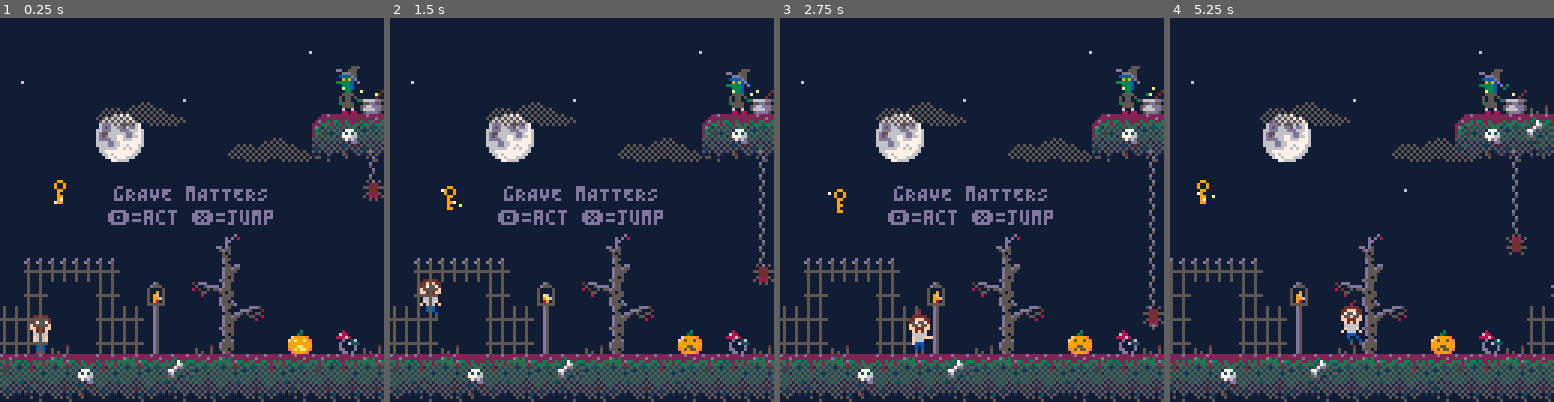
Above: before the commit, frames 1-4 (left to right).
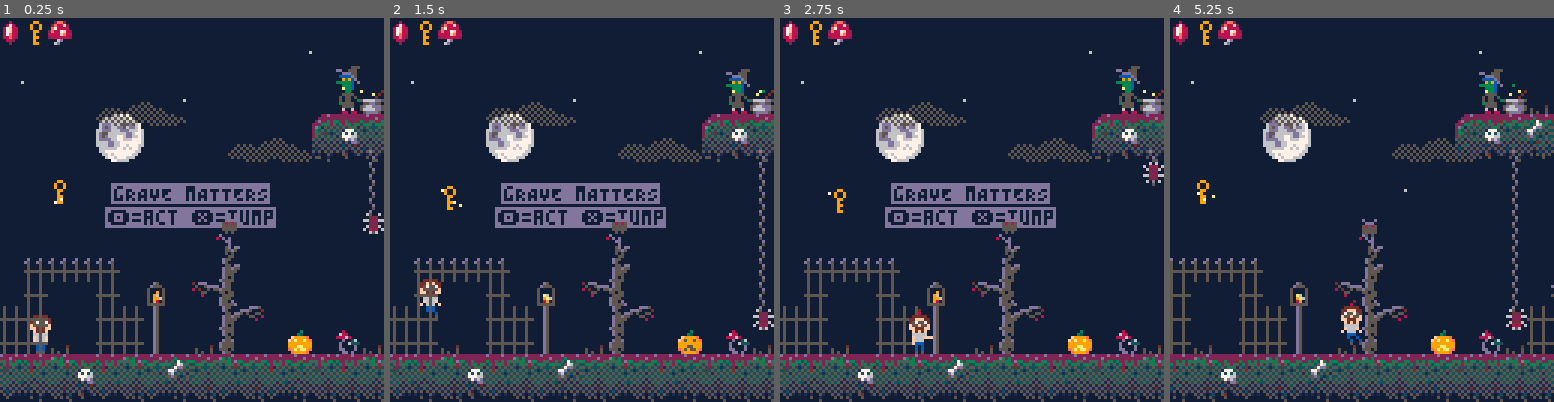
Above: after the commit, the same moments.

Repository: kallanreed/pico8_games
Game: PICO-8 cartridge grave.p8
Two runs of this game, one before a commit and one after it. Both use one fixed random seed, a clock stepped at 60 frames per second and the inputs below.
Inputs:
- Up to frame 1 (0.25 s): no input
- Up to frame 2 (1.5 s): tap X (X key) at 0.33, 1.07 s; tap O (Z key) at 0.7 s
- Up to frame 3 (2.75 s): hold Right 1.6-2.1 s; tap O (Z key) at 1.7, 2.1, 2.5 s; tap X (X key) at 1.85 s; hold Right from 2.47 s (still down)
- Up to frame 4 (5.25 s): tap O (Z key) every 0.4 s from 2.9 to 4.9 s; tap X (X key) at 2.97, 4.08, 5.2 s; release Right at 3.03 s; hold Left 3.08-3.58 s; hold Right 4.02-4.68 s; hold Left from 5.08 s (still down)

The runs differ from the first frame. In frame 1, 5.8% of the frame differs, in the area x 0-100%, y 0-63%; in frame 2, 5.9%; in frame 3, 6.1%, in the area x 0-100%, y 0-87%; in frame 4, 1.4%.

Commit message:
Add bat, spiders, more map

Diff:
--- a/grave.p8
+++ b/grave.p8
@@ -212,7 +212,7 @@
 	-- camera tracking
  cam_x=0
  map_min=0
- map_max=90*8
+ map_max=127*8
 
  -- game objects
  background={}
@@ -250,7 +250,7 @@
   landed=true,
   grabbing=false, gt=0,
   ani=0,
-  items={},--{"gem", "key", "shroom"},
+  items={"gem", "key", "shroom"},
   has=function(my, it)
    return count(my.items, it)>0
   end
@@ -266,39 +266,54 @@
  spr_bg(40,30,28,4,1,.8)
  spr_bg(40,74,40,4,1,.8)
  spr_bg(40,130,30,4,1,.8)
+ spr_bg(40,175,32,4,1,.8)
 
  -- pumpkins, lights
  add(timer, map_swap(51,6,11,.2))
  add(timer, map_swap(35,12,13))
  add(timer, map_swap(35,41,10))
  add(timer, map_swap(51,62,11,.2))
+ add(timer, map_swap(35,102,9))
 
  -- interactive
  add(inter, key_collectible(2,7))
  add(inter, locked_door(18,13))
- add(inter, gem_ghost(35,8))
  add(inter, gem_collectible(58,3))
  add(inter, witch_brew(14,2))
  add(inter, locked_door(70,13))
- add(inter, shovel_collectible(79,12))
- add(inter, dirt_pile(82,13))
+ add(inter, shovel_collectible(105,03))
+ add(inter, dirt_pile(81,3))
+ add(inter, ghost_grave(
+  36,13,35,8,"eLLIS",
+  "fELL LOOKING FOR JEWELS"))
 
  add(act, spider(15,6,6))
+ add(act, spider(23,7,5,true))
+ add(act, spider(29,9,3))
+ add(act, spider(35,11,2))
+ add(act, spider(53,5,6))
+ add(act, spider(59,7,3))
+ add(act, spider(77,7,2))
+ add(act, spider(80,7,2,true))
+ add(act, spider(83,7,2))
+ add(act, spider(86,7,2,true))
+
+ add(act, bat(9,8))
 
  add(inter, grave(22,13,"bELVA",
- "sPOOKED BY A GHOST"))
+  "sPOOKED BY A GHOST"))
  add(inter, grave(27,13,"jETHRO",
   "dRAINED BY A VAMPIRE"))
- add(inter, grave(34,13,"eLLIS",
-  "fELL LOOKING FOR JEWELS"))
  add(inter, grave(48,13,"aGNES",
   "mAULED BY A WEREWOLF"))
  add(inter, grave(64,13,"jAMES",
   "zAPPED BY A WIZARD"))
-
- temp_text(64,56,"\#0gRAVE mATTERS",13)
+ add(inter, grave(81,13,"nICK",
+  "dRANK A BAD POTION"))
+
+ temp_text(64,56,"\#dgRAVE mATTERS",0)
   :add_mod(cam_rel())
- temp_text(64,64,"\#0🅾️=act ❎=jump",13)
+ temp_text(64,64,"\#d🅾️=act ❎=jump",0)
   :add_mod(cam_rel())
 
  -- test rect
@@ -421,13 +436,6 @@
 end
 -->8
 -- draw
-
--- get next sprite
-function nxt(i,_min,_max)
- i+=1
- if (i>=_min and i<=_max) return i
- return _min
-end
 
 function draw_player()
  if plr.jumping then
@@ -624,9 +632,10 @@
      0,-rnd(.5,2),
      rnd(8)+8,rnd(cols))
     p.draw=function(my)
+     local r=map_rng(my.age,0,my.mxage,3,1)
      fillp(0xa5a5.8)
-     local r=map_rng(my.age,0,my.mxage,3,1)
      circfill(my.x,my.y,r,my.col)
+     fillp()
     end
 
     add(part,p)
@@ -680,6 +689,13 @@
 
 function clamp(val,max_v)
  return mid(-max_v,val,max_v)
+end
+
+-- get next sprite
+function nxt(i,_min,_max)
+ i+=1
+ if (i>=_min and i<=_max) return i
+ return _min
 end
 
 function map_rng(v,
@@ -701,6 +717,23 @@
           or a.x>=bx2
           or ay2<=b.y
           or a.y>=by2)
+end
+
+function dist_dir(ax,ay,bx,by)
+ local dx=ax-bx
+ local dy=ay-by
+ return sqrt(dx^2+dy^2),
+        atan2(dx,dy)
+end
+
+function dist_dir2(a,b)
+ local cen_ax=a.x+a.w/2
+ local cen_ay=a.y+a.h/2
+ local cen_bx=b.x+b.w/2
+ local cen_by=b.y+b.h/2
+
+ return dist_dir(cen_ax,cen_ay,
+                 cen_bx,cen_by)
 end
 
 -- get first overlapping interactive
@@ -928,10 +961,31 @@
  return interactive(x*8,y*8,8,8,
   function()
    sfx(15)
-   temp_text(x*8,56,"\#0hERE LIES "..name)
-   temp_text(x*8,64,"\#0"..txt)
+   temp_text(x*8,40,"\#1hERE LIES "..name)
+   temp_text(x*8,48,"\#1"..txt)
     :add_mod(jitter())
   end)
+end
+
+function ghost_grave(x,y,g_x,g_y,name,txt)
+ local g=grave(x,y,name,txt)
+ g.triggered=false
+ g.bubbler=add(gen,
+  bubbler(x*8+4,y*8,8,7,5))
+ g.base_action=g.action
+ g.action=function(my)
+  my:base_action()
+  if (my.triggered) return
+
+  my.triggered=true
+  del(gen, my.bubbler)
+  add(gen, smoke(g_x*8,g_y*8,{5,6}))
+  add(timer, run_after(2,function()
+   sfx(9)
+   add(inter, gem_ghost(g_x,g_y))
+  end))
+ end
+ return g
 end
 
 -- add sound trigger at map x,y
@@ -942,36 +996,36 @@
 
 -->8
 -- actors
-
-function actor(x,y)
- return {
-  x=x, y=y
- }
-end
-
-function spider(x,y,h)
+-- would it be better for actor
+-- to have a drawable in it?
+
+function spider(x,y,h,rev)
  local off_y=0
  local max_y=h*8
  local ani=0
  local flp=false
  local state="⬇️"
  local st_next=""
+ if rev then
+  off_y=max_y
+  state="⬆️"
+ end
  return {
   update=function()
    if state=="⬇️" then
-    off_y+=.75
+    off_y+=2
     if off_y>=max_y then
      state="⧗"
      st_next="⬆️"
      ani=t()
     end
    elseif state=="⧗" then
-    if t()-ani>2 then
+    if t()-ani>1 then
      state=st_next
      flp=state=="⬆️"
     end
    elseif state=="⬆️" then
-    off_y-=.75
+    off_y-=2
     if off_y<=0 then
      state="⧗"
      st_next="⬇️"
@@ -986,11 +1040,60 @@
     spr(13,x*8,(y+i)*8)
    end
 
-   spr(112,x*8,y*8+off_y,1,1,false,flp)
+   spr(14,x*8,y*8+off_y,1,1,false,flp)
   end
  }
 end
 
+function bat(x,y)
+ local sp=10 local ani=0
+ local dx=0  local dy=0
+ local rad=40
+ local sitting=true
+ local attack=true
+ return {
+  x=x*8,y=y*8,w=8,h=8,
+  update=function(my)
+   local a  local d
+   if sitting then
+    d,a=dist_dir2(plr,my)
+    if d<rad then
+     sfx(16)
+     dx=cos(a)*1.5
+     dy=sin(a)*1.5
+     sitting=false
+     attack=true
+    end
+
+   else
+    if t()-ani>.1 then
+     sp=nxt(sp,11,12)
+     ani=t()
+    end
+
+    my.x+=dx
+    my.y+=dy
+    d,a=dist_dir(x*8,y*8,my.x,my.y)
+
+    if d>rad and attack then
+     dx=cos(a)
+     dy=sin(a)
+     attack=false
+    end
+
+    if d<2 and not attack then
+     sp=10
+     sitting=true
+    end
+   end
+  end,
+
+  draw=function(my)
+   spr(sp,my.x,my.y)
+  end
+ }
+end
+
 
 
 
@@ -1188,69 +1291,69 @@
 
 
 __gff__
-0000000000000000000010101000101000000000000000000000000020002000000222202000000000000000002020000000202020000000000200002000000020202020a0a080800020000000000000202020202022208020200000000000000000000000020080100000000000000010000000000000000000000000000000
+0000000000000000000010101000102000000000000000000000000020002000000222202000000000000000002020000000202020000000000200002000000020202020a0a080800020000000000000202020202022208020200000000000000000000000020080100000000000000010008000000000000000000000000000
 0000000000000000000000000000000000000000000000000000000000000000000000000000000000000000000000000000000000000000000000000000000000000000000000000000000000000000000000000000000000000000000000000000000000000000000000000000000000000000000000000000000000000000
 __map__
 0000000000000000000000000000000000000000000000000000000000000000000000000000000000000000000000000000000000000000000000000000000000000000000000000000000000000000000000000000000000000000000000000000000000000000000000000000000000000000000000000000000000000000
-0000000000000000000000000000000000000000000000000000000000000000000000000000000000000000000000000000000000000000000000000000000000000000000000000000000000000000000000000000000000000000000000000000000000000000000000000000000000000000000000000000000000000000
-0000000000000000000000000000000000000000000000000000000000000000000000000000000000000000000000000000000000000000000000000000000000000000000000000000000000000000000000000000000000000000000000000000000000000000000000000000000000000000000000000000000000000000
-0000000000000000000000000000000048000000000000000000000000000000000000000000000000000000000000000000000000000000000000000000000000000000000000000000000000000000000000000000000000000000000000000000000000000000000000000000000000000000000000000000000000000000
-0000000000000000000000000044544159450000000000000000000000000000000000000000000000000000000000000000000000000000000048000000000000000000000000000000000000000000000000000000000000000000000000000000000000000000000000000000000000000000000000000000000000000000
-0000000000000000000000000062647163610000490000000000000000000000000000000000000000000000000000000044450000000000004454450000000000000000000000000000000000000000000000000000000000000000000000000000000000000000000000000000000000000000000000000000000000000000
-0000000000000000000000000000000000000000000000580000000000000000000000000000000000000000001c00000061620000004900006164600000000000000000000000000000000000000000000000000000000000000000000000000000000000000000000000000000000000000000000000000000000000000000
-0000000000000000000000000000000000000000000000000000490000000000000000000000000000000000002c1e000000000000000000000000000000000000000000000000000000000000000000000000000000000000000000000000000000000000000000000000000000000000000000000000000000000000000000
-00000000000000000000000000000000000000000000000000000000005800001c00004800000000000000002e3d00000000000000000000000000000000000000000000000000000000000000000000000000000000000000000000000000000000000000000000000000000000000000000000000000000000000000000000
-0000000000000000001c000000000000000000000000000000000000000000003d0044434500000000000000001d00000000000000000000000000000000000000000000000000000000000000000000000000000000000000000000000000000000000000000000000000000000000000000000000000000000000000000000
-0055555555000000002c000000000000000000000000000000000000000000002c1e617163001c0000234800002c2d000000000000000000480000000000000000000000000000000000000000000000000000000000000000000000000000000000000000000000000000000000000000000000000000000000000000000000
-00650000660033003c3d0000000000000055555500000000000000000000003c3d00000000001d0044414041453d00000000000000000000490000580000330000000000005555550000000000000000000000000000000000000000000000000000000000000000000000000000000000000000000000000000000000000000
-6565000066662700002c1e0000000000656557666600000000000000000000001d000000003c3d0046505350504145000000000000686868686868686800270000000000656557666600000000000000000000000000000000000000000000000000000000000000000000000000000000000000000000000000000000000000
-6565480066662700481d000023001a486565676666002221004800323100002e3d003248001a2c1e465150505052470022210048444240594240424143452700323100486565676666000000481a00000000000000481a00000000000000481a0000000000000000000000000000000000000000000000000000000000000000
-4043425443424159414241434140434241424241404243544142414243424143414042594042414350505250525052434143404152515252535050505256404341424041544043414240434041544043414240434041544043414240434041544043414240000000000000000000000000000000000000000000000000000000
-6062616460616062616061606261616161606260606362646060616063606160616062606063626060626160636061606062636163606263606362636162606263606361646062636063626361646062636063626361646062636063626361646062636063000000000000000000000000000000000000000000000000000000
-…(47 lines of a section not shown)…
+00000000000000000000000000000000000000000000000000000000000000000000000000000000000000000000000000000000000000000000000000000000000000000000000000000000000f00000000000000001c0000000000000000000000000000000000000000000000000000000000000000000000000000000000
+000000000000000000000000000000000000000000000000000000000000000000000000000000000000000000000000000000000000000000000000000000000000000000000000000000003c3d00000000000000002c1e00000000000000000000000000000000000000000000000000000000000000000000000000000000
+00000000000000000000000000000000480000000000000000000000000000000000000000000000000000000000000000000000000000000000000000000000000000000000000000000000001d000000000000002e3d00000000000000000000000000000000001c0000000000000000000000000000000000000000000000
+00000000000000000000000000445441594500000000000000000000000000000000000000000000000000000000000000000000005800000000480000000000000000000000000000000000002c2d004442414500001d000000000000000000000000000f0000002c2d00000000000000000000000000000000000000000000
+0000000000000000000000000062647163610000490000000000000000000000000000000000000000000000000000000044450000000000004454450000000000000000000000000000000044414141525252514141414500000000000000000000002e3d00002e3d0000000000000000000000000000000000000000000000
+0000000000000000000000000000000000000000000000580000000000000000000000000000000000000000001c0000006162000000000000616471000000000000000000000000000000006271626171606271626171600000004459450000000000002c1e00001d0000000000000000000000000000000000000000000000
+0000000000000000000000000000000000000000000000000000490000000000000000000000000000000000002c1e00000000000000000000000000000000000000000000000000000000000000000000000000000000000000445252470000000000001d0000002c0000000000000000000000000000000000000000000000
+00000000000000000000000000000000000000000000000000000000005800001c00004800000000000000002e3d00000000000000000000000000000000000000000000000000000000000000000000000000000000000000445252526000000000003c3d0000003d0000000000000000000000000000000000000000000000
+0000000000000000000f000000000000000000000000000000000000000000003d0044434500000000000000001d0000000000000000000000000000000000000000000000000000000000000000000000000000000000004451525063000000000000002c0023001d0000000000000000000000000000000000000000000000
+0055555555000000002c000000000000000000000000000000000000000000002c1e617163000f0000234800002c2d0000000000000000004800000000000000000000000000000000001c0044434041414354434143434252525260000044424242424242424242424200000000000000000000000000000000000000000000
+00650000660033003c3d0000000000000055555500000000000000000000003c3d00000000001d0044414041453d000000000000000000004900005800003300000000000055555500003d0061636261626364626361616361626200000000000000000000000000000000000000000000000000000000000000000000000000
+6565000066662700002c1e0000000000656557666600000000000000000000001d000000003c3d00465053505041450000000000006868686868686868002700000000006565576666002c2d00000000000000000000000000000000000000000000000000000000000000000000000000000000000000000000000000000000
+6565480066662700481d000023001a486565676666002221004800323100002e3d001a4832002c1e465150505052470022210048444240594240424143452700323100486565676666001d00480000002132000000481a00000000000000481a0000000000000042424200000000000000000000000000000000000000000000
+4043425443424159414241434140434241424241404243544142414243424143414042594042414350505250525052434143404152515252535050505256404341424041544043414240434041594043414240434041544043414240434041544043414240424242424242424242424242424242424242424242424242424242
+6062616460616062616061606261616161606260606362646060616063606160616062606063626060626160636061606062636163606263606362636162606263606361646062636063626361636062636063626361646062636063626361646062636063000000000000000000000000000000000000000000000000000000
+…(47 lines of a section not shown)…
Not shown, changed: 20 lines of the sprite sheet (__gfx__) section of grave.p8
Not shown, changed: the thumbnail (__label__) section of grave.p8
